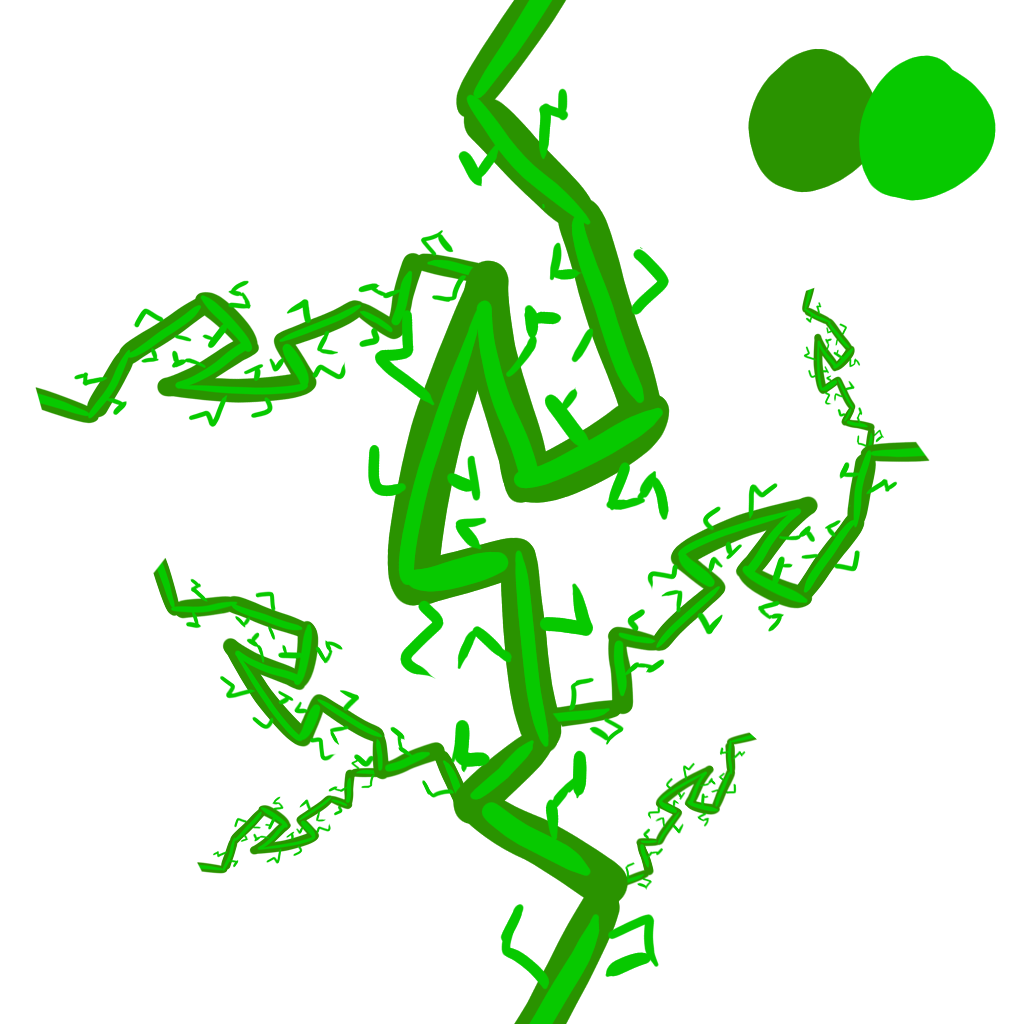
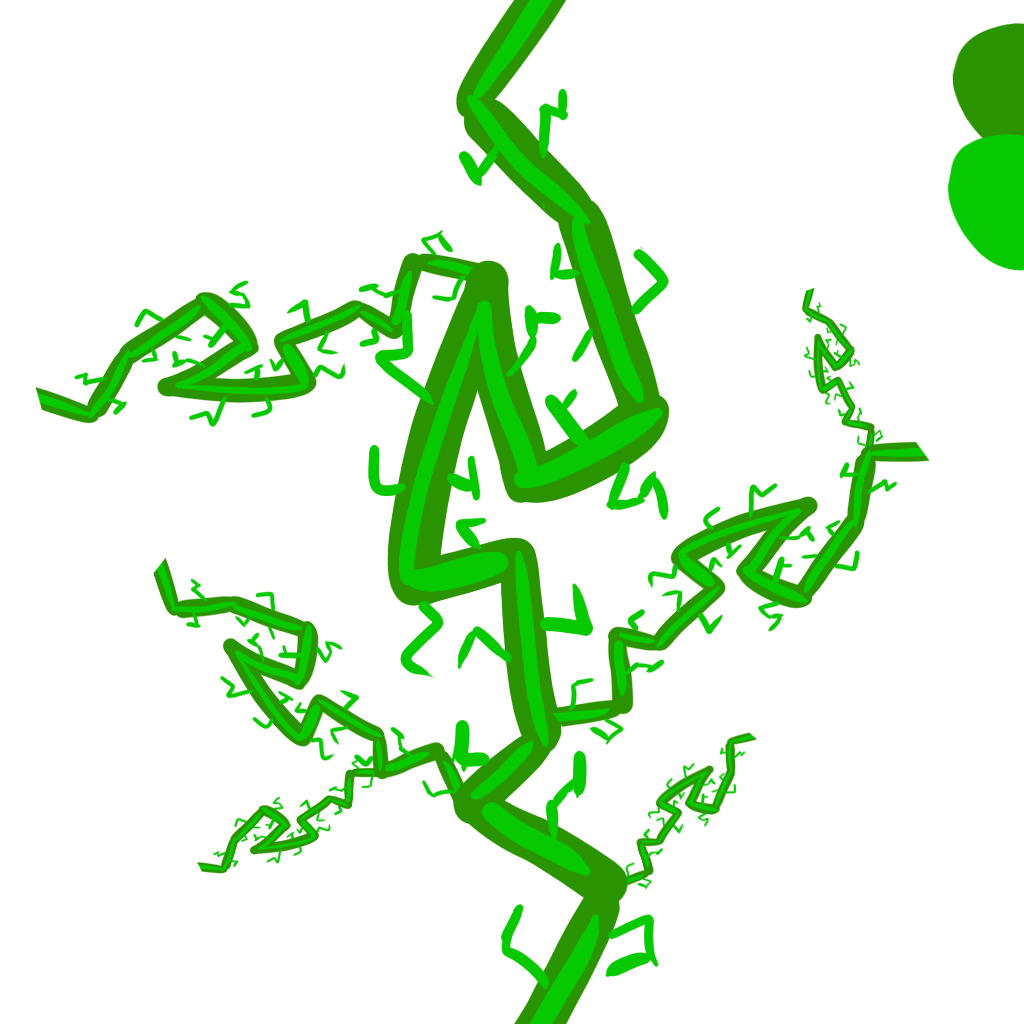
Revision of a layered 1024x1024 image; what changed, layer by layer:
painted on "Paint Layer 3" over (x1=748, y1=22, x2=1024, y2=271)
